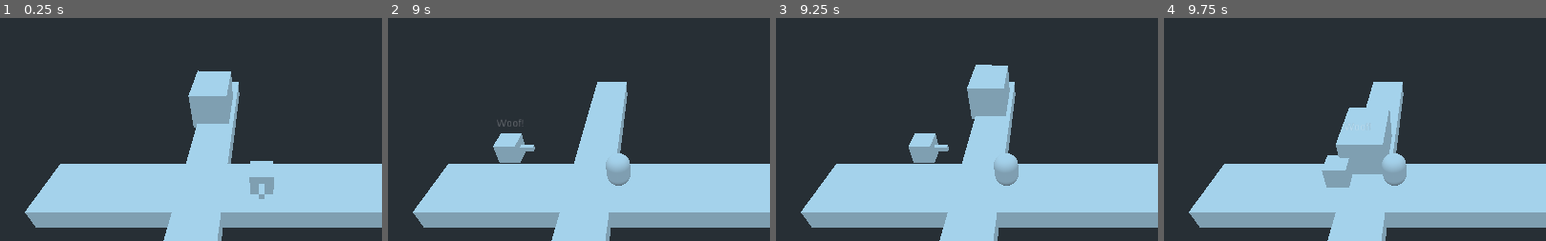
Above: before the commit, frames 1-4 (left to right).
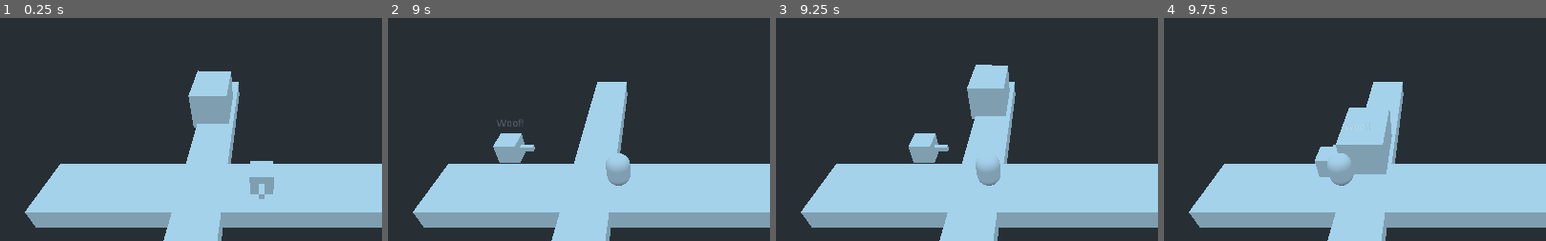
Above: after the commit, the same moments.

Repository: JestemStefan/GodotWildJam24_FamilyTrafficKing
Game: Godot game, scene res://scenes/main.tscn
The game is run twice, just before and just after one commit, with the same random seed, the same clock (stepped at 60 frames per second) and the same inputs.
Inputs:
- Up to frame 1 (0.25 s): no input
- Up to frame 2 (9 s): tap Enter at 0.5 s; hold W (move_up) 0.53-2.03 s; tap Space (bark) every 0.75 s from 0.6 to 8.85 s; hold D (move_left) 2.03-3.53 s; hold S (move_down) 3.53-4.28 s; hold A (move_right) 4.28-5.03 s; hold W (move_up) 5.03-5.78 s; hold A (move_right) 5.78-8.03 s; hold S (move_down) 8.03-8.78 s; hold D (move_left) from 8.78 s (still down)
- Up to frame 3 (9.25 s): keep holding D (move_left)
- Up to frame 4 (9.75 s): release D (move_left) at 9.53 s; hold W (move_up) from 9.53 s (still down); tap Space (bark) at 9.6 s
The pictures show only the part of the screen within x 16-66%, y 19-69%; the shares and areas given below are measured in that part.

Frames 1-2 are identical in both runs. In frame 3, 0.9% of the frame differs, in the area x 52-64%, y 60-76%; in frame 4, 1.4%, in the area x 39-64%, y 56-77%.

Commit message:
replaced bark area to manage a list of detected fams

Diff:
--- a/src/dog/bark_area.gd
+++ b/src/dog/bark_area.gd
@@ -1,10 +1,11 @@
 extends Area
 
 export(float) var bark_duration = 0.25
-export(float) var bark_stun_duration = 2
 
 onready var _timer: Timer = $Timer
 onready var _woof_text: RichTextLabel = $WoofText
+
+var detected_fams = []
 
 func _input(event):
 	if event is InputEventKey and Input.is_action_just_pressed("bark"):
@@ -17,18 +18,22 @@
 		return
 
 	# TODO: play sound
+	for fam in detected_fams:
+		fam.hears_bark()
 	_woof_text.display(get_global_transform().origin)
-	set_monitoring(true)
 	_timer.start(bark_duration)
 	print("bark!")
 
 
 func _on_BarkArea_body_entered(body):
-	print("%s detected" % body)
-	# actually not need but why not for safety
+	# actually not needed but why not for safety
 	if body is FamilyMember:
-		body.stun(bark_stun_duration)
+		detected_fams.append(body)
+		print("%s detected" % body)
 
 
-func _on_Timer_timeout():
-		set_monitoring(false)
+func _on_BarkArea_body_exited(body):
+	var body_index = detected_fams.find(body)
+	if body_index >= 0:
+		detected_fams.remove(body_index)
+		print("%s undetected" % body)
--- a/src/dog/dog.tscn
+++ b/src/dog/dog.tscn
@@ -76,7 +76,6 @@
 
 [node name="BarkArea" type="Area" parent="."]
 input_ray_pickable = false
-monitoring = false
 monitorable = false
 collision_layer = 0
 collision_mask = 2
@@ -106,4 +105,4 @@
 [node name="AnimationPlayer" type="AnimationPlayer" parent="BarkArea/WoofText"]
 anims/slide_up_n_fade = SubResource( 6 )
 [connection signal="body_entered" from="BarkArea" to="BarkArea" method="_on_BarkArea_body_entered"]
-[connection signal="timeout" from="BarkArea/Timer" to="BarkArea" method="_on_Timer_timeout"]
+[connection signal="body_exited" from="BarkArea" to="BarkArea" method="_on_BarkArea_body_exited"]
--- a/src/family_member.gd
+++ b/src/family_member.gd
@@ -2,6 +2,7 @@
 class_name FamilyMember
 
 export(float) var speed: float = 3.0
+export(float) var bark_stun_duration = 2.0
 
 onready var _path : PathFollow = get_parent()
 onready var _stun_timer: Timer = $StunTimer
@@ -10,5 +11,5 @@
 	if _stun_timer.is_stopped():
 		_path.set_offset(_path.get_offset() + speed * delta)
 
-func stun(duration: float):
-	_stun_timer.start(duration)
+func hears_bark():
+	_stun_timer.start(bark_stun_duration)
